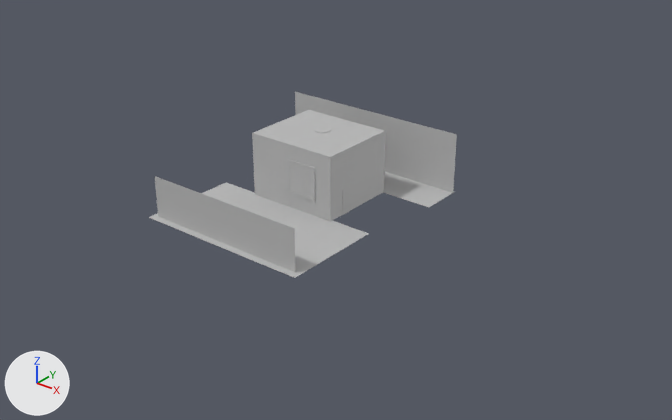
Before and after pictures for a commit that changed the FBX model Assets/FourthBase/Models/Room.fbx.
One viewpoint serves both versions: a camera (50 mm lens) standing at (22.3, -27.1, 16.1) and looking at (1.6, -1.1, 0.0). Every picture has the same lights, and +X, +Y and +Z are marked at lower left. Where no turn or scale is listed for an object, it has been applied to the vertices.

Objects in the first picture: 'msh_FenceTemplate', 'msh_FloorTemplate', 'msh_GrassTemplate', 'msh_RoomTemplate', 'msh_WallTemplate'.
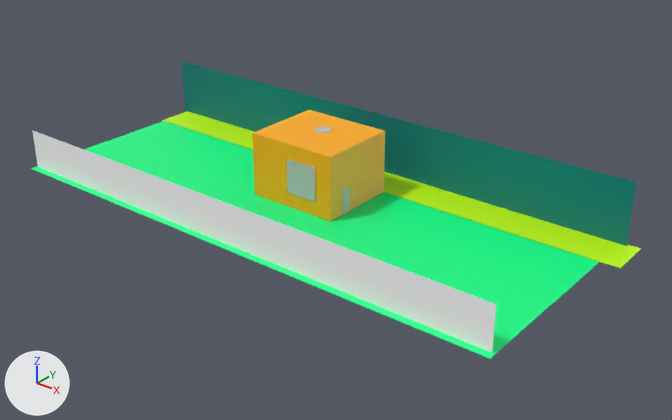
Where the newer file only moved an object's origin or applied its transform, the numbers keep the older frame.

Location of each change, [x1, y1, x2, y2] in pixels of the pictures (672 x 420 px):
'msh_WallTemplate', recoloured, reshaped, rescaled (grey to cyan, 180% wider, 81% taller): before [295, 92, 457, 194]; after [181, 61, 636, 246]
'msh_FenceTemplate', recoloured, reshaped, turned, rescaled (grey to white): before [155, 176, 295, 272]; after [32, 130, 496, 353]
'msh_GrassTemplate1', added (green): after [108, 121, 599, 305]
'msh_GrassTemplate', recoloured, reshaped, moved, rescaled, turned (grey to green): before [149, 183, 369, 278]; after [31, 141, 554, 359]
'msh_RoomTemplate', recoloured: [252, 110, 385, 222] in both
'msh_FloorTemplate', recoloured, rescaled, reshaped, moved, turned (grey to green): before [383, 172, 455, 207]; after [162, 111, 641, 268]

The change, as a list of edits to the scene's bpy script:
```text
Change me_mesh:
    where me_mesh.from_pydata(...)  # 32 vertices, 27 faces; spans x -5.0..5.0, y 0.0..10.0, z -5.0..6.68
    remove me_mesh.materials.append(mat_lambert1)  # grey #bcbcbc
    add me_mesh.materials.append(mat_lambert5)  # orange #ffaf00
Change me_mesh_011:
    where me_mesh_011.from_pydata(...)  # 4 vertices, 1 face; spans x -50.0..50.0, y 0.0, z -50.0..50.0
    remove me_mesh_011.materials.append(mat_lambert1)  # grey #bcbcbc
    add me_mesh_011.materials.append(mat_lambert8)  # dark cyan #00777a
Change me_mesh_009:
    where me_mesh_009.from_pydata(...)  # 4 vertices, 1 face; spans x -50.0..50.0, y 0.0, z -50.0..50.0
    remove me_mesh_009.materials.append(mat_lambert1)  # grey #bcbcbc
    add me_mesh_009.materials.append(mat_lambert7)  # white #ffffff
Add me_mesh_008_1:
    me_mesh_008_1.from_pydata([(-50.0, 0.0, 50.0), (50.0, 0.0, 50.0), (-50.0, 0.0, -47.1), (50.0, 0.0, -47.1)], [], [(0, 1, 3, 2)])
    me_mesh_008_1.materials.append(mat_lambert6)  # green #00ff89
Add me_mesh_010_1:
    me_mesh_010_1.from_pydata([(-50.0, 0.0, 46.7), (50.0, 0.0, 46.7), (-50.0, 0.0, -50.0), (50.0, 0.0, -50.0)], [], [(0, 1, 3, 2)])
    me_mesh_010_1.materials.append(mat_lambert9)  # green #c1ff00
Add me_mesh_061_1:
    me_mesh_061_1.from_pydata([(-11.5, -2.1, 0.0), (11.5, -2.1, 0.0), (-11.5, 2.0, 0.0), (11.5, 2.0, 0.0)], [], [(0, 1, 3, 2)])
    me_mesh_061_1.materials.append(mat_lambert6)  # green #00ff89
Change ob_msh_fencetemplate:
    ob_msh_fencetemplate: bpy.data.objects.new('msh_FenceTemplate', me_mesh_008) -> bpy.data.objects.new('msh_FenceTemplate', me_mesh_009)
    ob_msh_fencetemplate.rotation_euler: (-1.571, 0.0, 3.142) -> (-1.571, 0.0, -3.142)  # degrees (-90, 0, 180) -> degrees (-90, 0, -180)
    ob_msh_fencetemplate.scale: (7.1, 1.0, 1.76) -> (22.8, 1.0, 1.76)
Change ob_msh_walltemplate:
    ob_msh_walltemplate: bpy.data.objects.new('msh_WallTemplate', me_mesh_010) -> bpy.data.objects.new('msh_WallTemplate', me_mesh_011)
    ob_msh_walltemplate.scale: (8.57, 1.0, 2.62) -> (23.5, 1.0, 2.62)
Change ob_msh_floortemplate:
    ob_msh_floortemplate.rotation_euler: (-1.571, 0.0, 0.0) -> (0.0, 0.0, 0.0)  # degrees (-90, 0, 0) -> degrees (0, 0, 0)
    ob_msh_floortemplate: bpy.data.objects.new('msh_FloorTemplate', me_mesh_011) -> bpy.data.objects.new('msh_FloorTemplate', me_mesh_010_1)
    ob_msh_floortemplate.parent: ob_msh_walltemplate -> ob_grp_decor
    ob_msh_floortemplate.location: (4.129, 81.83, 48.12) -> (35.36, 0.0, -241.0)
    ob_msh_floortemplate.scale: (0.917, 0.382, 1.95) -> (23.8, 1.0, 1.95)
Change ob_msh_grasstemplate:
    ob_msh_grasstemplate.rotation_euler: (-1.571, 0.0, 3.142) -> (0.0, 0.0, 0.0)  # degrees (-90, 0, 180) -> degrees (0, 0, 0)
    ob_msh_grasstemplate: bpy.data.objects.new('msh_GrassTemplate', me_mesh_009) -> bpy.data.objects.new('msh_GrassTemplate', me_mesh_008_1)
    ob_msh_grasstemplate.parent: ob_msh_fencetemplate -> ob_grp_decor
    ob_msh_grasstemplate.location: (0.0, 184.0, 47.87) -> (0.0, 0.0, 402.0)
    ob_msh_grasstemplate.scale: (1.06, 2.43, 4.28) -> (23.0, 4.28, 4.28)
Add ob_msh_grasstemplate1:
    ob_msh_grasstemplate1 = bpy.data.objects.new('msh_GrassTemplate1', me_mesh_061_1)
    ob_msh_grasstemplate1.location = (0.0, -0.09, -0.02)
```
